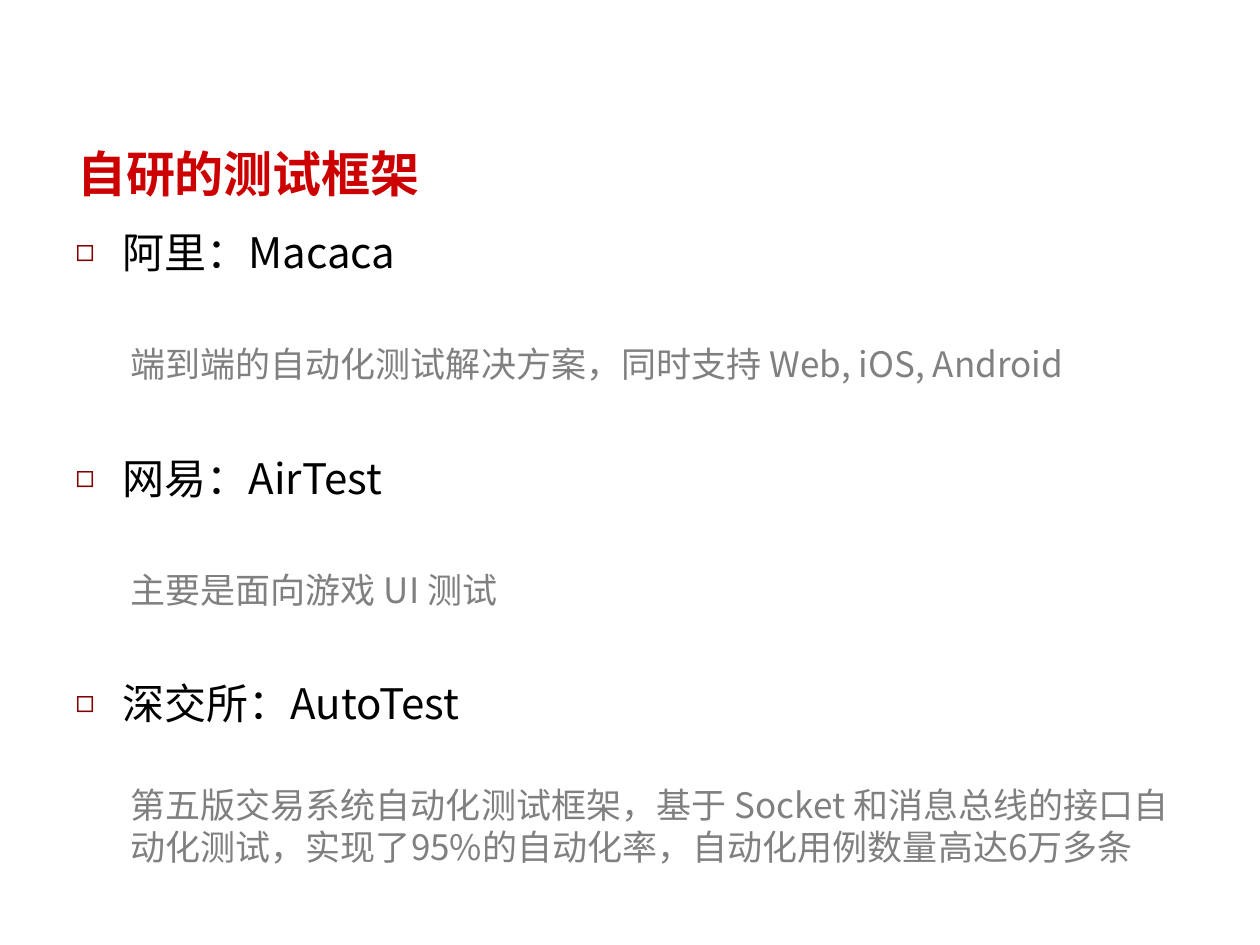
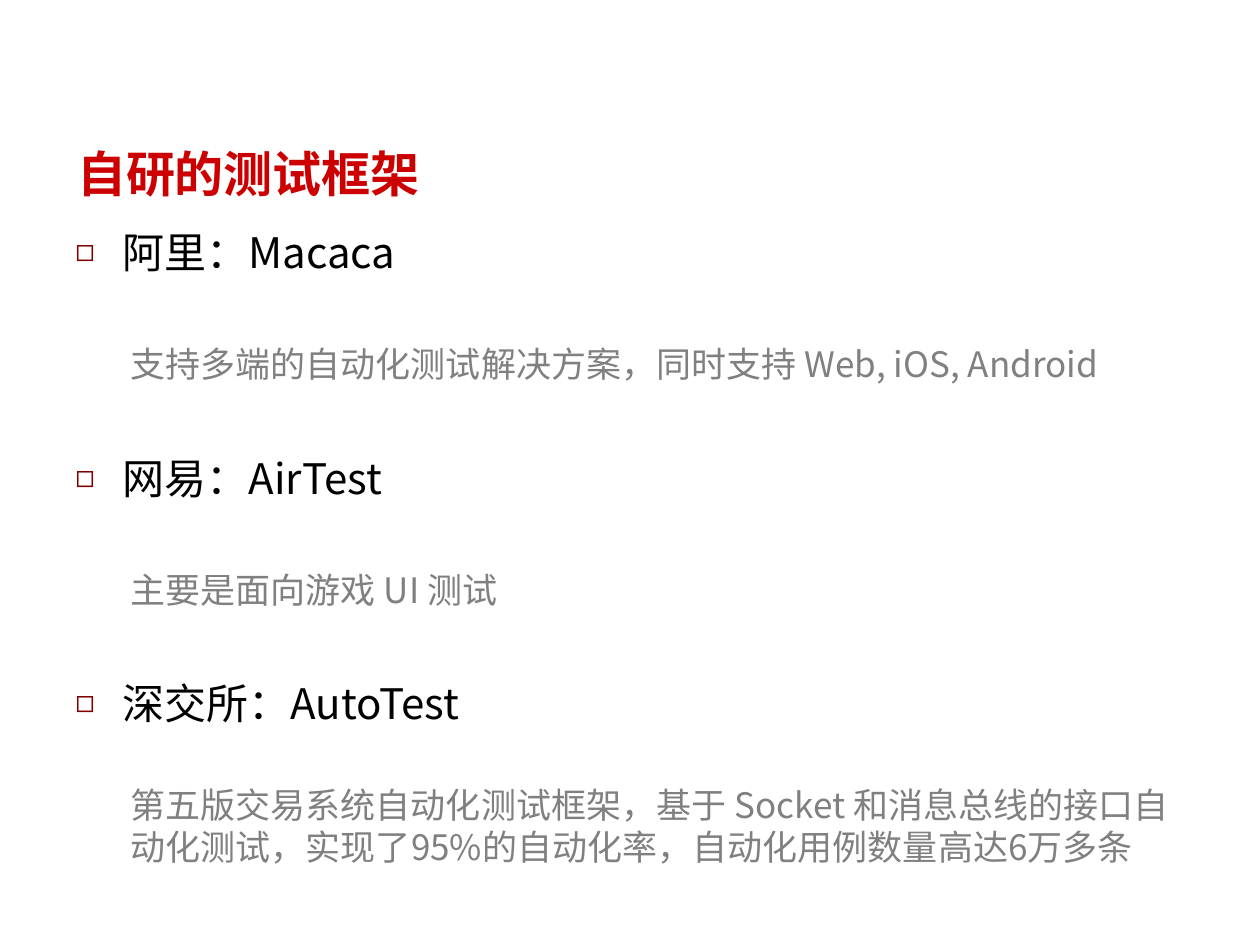
Before and after one commit to 619851705/testdoc, a slide deck: slide 5 of 自动化测试解决方案及项目实践.pptx. Drawn at 1260x945 pixels with LibreOffice and Linux fonts; fonts in the diff are those of the drawing; background and template pictures are left out. Boxes give left, top, right and bottom in pixels: in the first picture for what was removed or moved away, otherwise in the second. Text is boxed around its words. In the diff, an @@ line names an element or a change of style, - is before the commit and + after.

Commit message:
update

```diff
--- a/自动化测试解决方案及项目实践.pptx
+++ b/自动化测试解决方案及项目实践.pptx
@@ text at [131, 347, 1098, 383]: text changed @@
-  端到端的自动化测试解决方案，同时支持 Web, iOS, Android
+  支持多端的自动化测试解决方案，同时支持 Web, iOS, Android
```
Also in this commit, not shown: 1 other slide changed.
